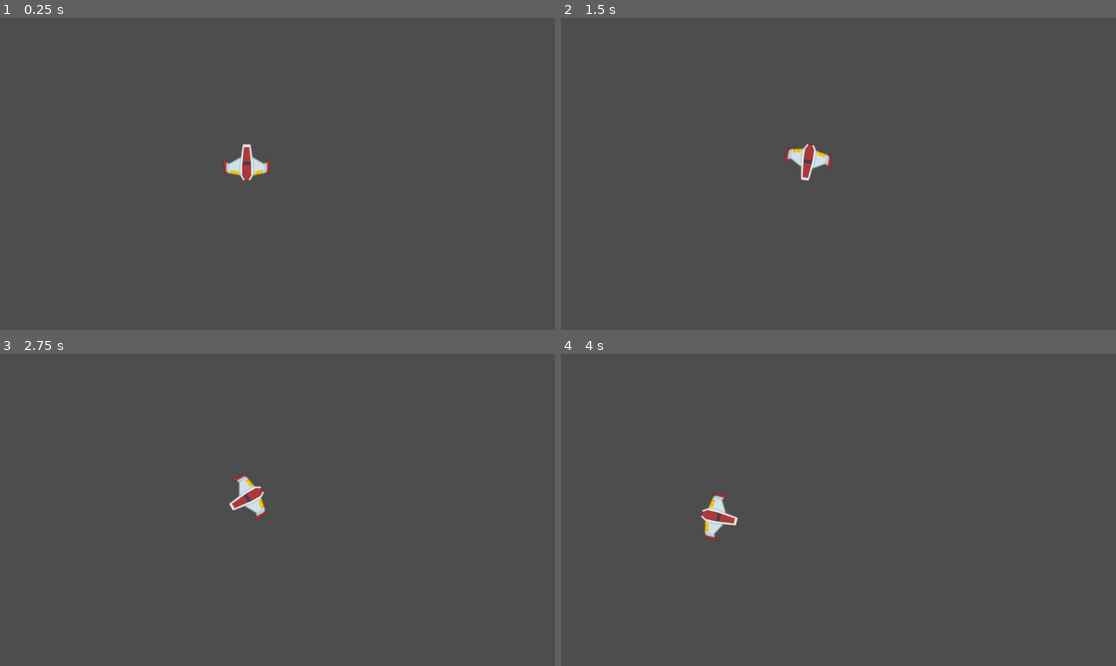
Above: before the commit, frames 1-4 (two rows, left to right).
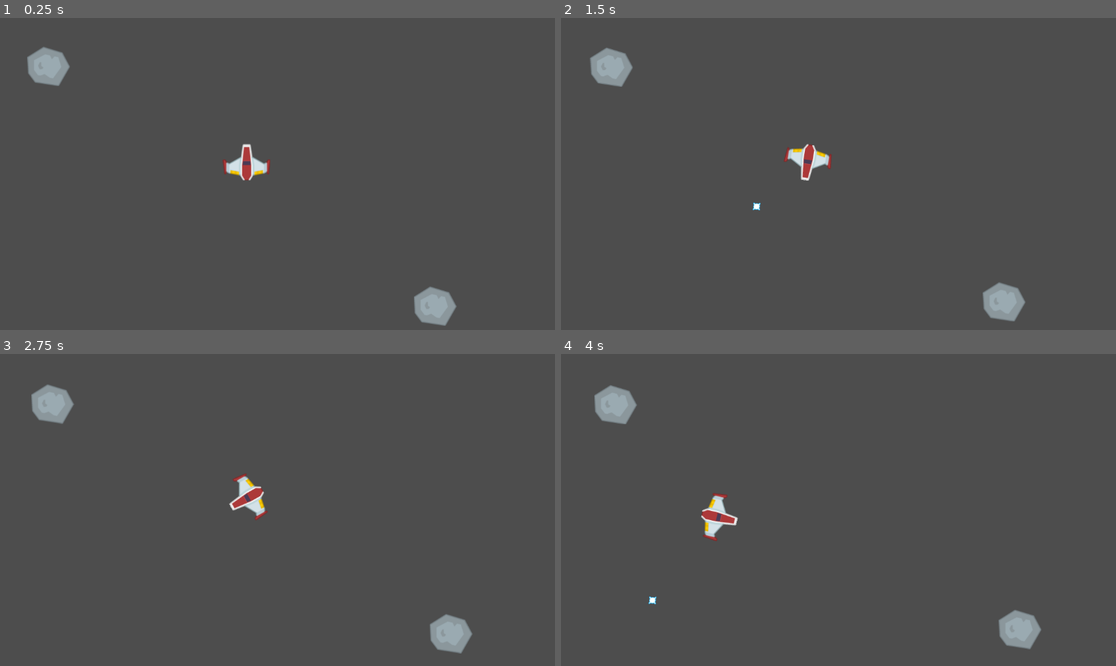
Above: after the commit, the same moments.

Repository: lecksy/Space-Shooter
Game: Godot game, scene res://game.tscn
Same seed, same stepped clock (60 frames per second), same inputs: the game is played once before the commit and once after it.
Inputs:
- Up to frame 1 (0.25 s): no input
- Up to frame 2 (1.5 s): hold D (Right) 0.53-1.28 s; tap Space (Shoot, bound only after the commit) at 0.6, 1.35 s; hold A (Left) from 1.28 s (still down)
- Up to frame 3 (2.75 s): release A (Left) at 2.03 s; hold D (Right) from 2.03 s (still down); tap Space (Shoot, bound only after the commit) at 2.1 s
- Up to frame 4 (4 s): release D (Right) at 2.78 s; hold W (Forward) 2.78-3.53 s; tap Space (Shoot, bound only after the commit) at 2.85, 3.6 s; hold A (Left) from 3.53 s (still down)

The runs differ from the first frame. In frame 1, 1.4% of the frame differs, in the area x 4-83%, y 9-99%; in frame 2, 1.4%; in frame 3, 1.4%; in frame 4, 1.4%, in the area x 6-87%, y 10-95%.

Commit message:
Complete part 2

Diff:
--- /dev/null
+++ b/Asteroid/Asteroid.gd
@@ -0,0 +1,12 @@
+extends CharacterBody2D
+
+var initial_speed = 100.0
+
+func _ready():
+	velocity = Vector2(0,initial_speed*randf()).rotated(2*PI*randf())
+
+
+func _physics_process(delta):
+	move_and_slide()
+	position.x = wrapf(position.x, 0, 1152)
+	position.y = wrapf(position.y,0, 648)
--- /dev/null
+++ b/Asteroid/asteroid.tscn
@@ -0,0 +1,13 @@
+[gd_scene load_steps=3 format=3 uid="uid://jqydm0obyav2"]
+
+[ext_resource type="Script" path="res://Asteroid/Asteroid.gd" id="1_b755t"]
+[ext_resource type="Texture2D" uid="uid://denns3psenayj" path="res://Assets/kenney_space-shooter-redux/PNG/Meteors/meteorGrey_big3.png" id="2_ie56i"]
+
+[node name="Asteroid" type="CharacterBody2D"]
+script = ExtResource("1_b755t")
+
+[node name="Sprite2D" type="Sprite2D" parent="."]
+texture = ExtResource("2_ie56i")
+
+[node name="CollisionPolygon2D" type="CollisionPolygon2D" parent="."]
+polygon = PackedVector2Array(31.5, -32.5, 31.5, -30.5, 44.5, -8.9, 44.5, 8.5, 26.8, 41, -11.3, 41, -30.5, 37.7, -30.5, 35.7, -44.5, 19.1, -44.5, -24, -16.7, -41, 1.3, -41)
--- /dev/null
+++ b/Player/Bullet.gd
@@ -0,0 +1,24 @@
+extends Area2D
+
+
+var speed = 10.0
+var damage = 1.0
+var velocity = Vector2.ZERO
+
+
+
+func _ready():
+	velocity = Vector2(0,-speed).rotated(rotation)
+
+
+
+func _process(delta):
+	position = position + velocity
+
+
+func _on_body_entered(body):
+	queue_free()
+
+
+func _on_timer_timeout():
+	queue_free()
--- a/Player/Player.gd
+++ b/Player/Player.gd
@@ -4,20 +4,35 @@
 var speed = 5
 var max_speed = 1000
 var rotate_speed = 0.1
+var nose = Vector2(0,-60)
+var Bullet = load("res://Player/bullet.tscn")
 
-
-func _physics_process(delta):
+func get_input():
+	var to_return = Vector2.ZERO
+	$Exhaust.hide()
+	if Input.is_action_pressed("Forward"):
+		to_return += Vector2(0,-1)
+		$Exhaust.show()
 	if Input.is_action_pressed("Left"):
 		rotation -= rotate_speed
 	if Input.is_action_pressed("Right"):
 		rotation += rotate_speed
-	if Input.is_action_pressed("Forward"):
-		velocity = velocity + Vector2(0,-speed).rotated(rotation)
+	return to_return.rotated(rotation)
+
+func _physics_process(delta):
+	velocity += get_input()*speed
+	velocity = velocity.normalized() * clamp(velocity.length(), 0, max_speed)
 
 	position.x = wrapf(position.x, 0, 1152)
 	position.y = wrapf(position.y, 0, 648)
 	velocity = velocity.normalized() * clamp(velocity.length(), 0, max_speed)
 
+	move_and_slide()
 
-
-	move_and_slide()
+	if Input.is_action_just_pressed("Shoot"):
+		var bullet = Bullet.instantiate()
+		bullet.position = position + nose.rotated(rotation)
+		bullet.rotation = rotation
+		var Effects = get_node_or_null("/root/Game/Effects")
+		if Effects != null:
+			Effects.add_child(bullet)
--- /dev/null
+++ b/Player/bullet.tscn
@@ -0,0 +1,27 @@
+[gd_scene load_steps=4 format=3 uid="uid://c7yy1v23u57mg"]
+
+[ext_resource type="Script" path="res://Player/Bullet.gd" id="1_s38sj"]
+[ext_resource type="Texture2D" uid="uid://d0sohntj4tnhx" path="res://Assets/kenney_space-shooter-redux/PNG/Lasers/laserBlue08.png" id="2_cbdaf"]
+
+[sub_resource type="CircleShape2D" id="CircleShape2D_i4h7x"]
+radius = 12.0
+
+[node name="Bullet" type="Area2D"]
+script = ExtResource("1_s38sj")
+
+[node name="Sprite2D" type="Sprite2D" parent="."]
+position = Vector2(2.08165e-12, 2.08165e-12)
+scale = Vector2(0.4375, 0.456522)
+texture = ExtResource("2_cbdaf")
+
+[node name="CollisionShape2D" type="CollisionShape2D" parent="."]
+position = Vector2(2.08165e-12, 2.08165e-12)
+shape = SubResource("CircleShape2D_i4h7x")
+
+[node name="Timer" type="Timer" parent="."]
+wait_time = 2.0
+one_shot = true
+autostart = true
+
+[connection signal="body_entered" from="." to="." method="_on_body_entered"]
+[connection signal="timeout" from="Timer" to="." method="_on_timer_timeout"]
--- /dev/null
+++ b/Player/player.tscn
@@ -0,0 +1,22 @@
+[gd_scene load_steps=4 format=3 uid="uid://k3c4d8ctmune"]
+
+[ext_resource type="Script" path="res://Player/Player.gd" id="1_5yd6y"]
+[ext_resource type="Texture2D" uid="uid://u3pfk0sxag5v" path="res://Assets/kenney_space-shooter-redux/PNG/Lasers/laserRed16.png" id="2_2phml"]
+[ext_resource type="Texture2D" uid="uid://b284ifurum1ge" path="res://Assets/kenney_space-shooter-redux/PNG/playerShip1_red.png" id="3_1om3g"]
+
+[node name="Player" type="CharacterBody2D"]
+position = Vector2(512, 300)
+script = ExtResource("1_5yd6y")
+metadata/_edit_group_ = true
+
+[node name="Exhaust" type="Sprite2D" parent="."]
+visible = false
+position = Vector2(0.75, 64)
+scale = Vector2(2.80769, 1.51852)
+texture = ExtResource("2_2phml")
+
+[node name="Sprite2D" type="Sprite2D" parent="."]
+texture = ExtResource("3_1om3g")
+
+[node name="CollisionPolygon2D" type="CollisionPolygon2D" parent="."]
+polygon = PackedVector2Array(12.5, -34.9, 16.2, -14.5, 17.1, -14.5, 35.8, -2.7, 42.6, -10.5, 49.3, -10.5, 49.5, 24.7, 46.6, 29.5, 42.7, 29.5, 39.7, 26.5, 16.4, 31.2, 11.9, 37.5, -12.2, 37.5, -18.4, 30.5, -22.8, 30.5, -39.8, 25.5, -45.2, 29.8, -47.5, 28.8, -47.5, 27.3, -49.5, 25.3, -49.5, -9.5, -48.9, -9.5, -41.5, -10.9, -41.5, -8.4, -35.9, -3.5, -17.5, -12.8, -12.5, -34.9, -12.5, -37.5, 12.5, -37.5)
--- a/game.tscn
+++ b/game.tscn
@@ -1,17 +1,18 @@
 [gd_scene load_steps=3 format=3 uid="uid://cb8ah82hwtb1y"]
 
-[ext_resource type="Texture2D" uid="uid://b284ifurum1ge" path="res://Assets/kenney_space-shooter-redux/PNG/playerShip1_red.png" id="1_af07c"]
-[ext_resource type="Script" path="res://Player/Player.gd" id="1_ioujt"]
+[ext_resource type="PackedScene" uid="uid://k3c4d8ctmune" path="res://Player/player.tscn" id="1_w8r1d"]
+[ext_resource type="PackedScene" uid="uid://jqydm0obyav2" path="res://Asteroid/asteroid.tscn" id="2_66awh"]
 
 [node name="Game" type="Node2D"]
 
-[node name="Player" type="CharacterBody2D" parent="."]
-position = Vector2(512, 300)
-script = ExtResource("1_ioujt")
-metadata/_edit_group_ = true
+[node name="Player" parent="." instance=ExtResource("1_w8r1d")]
 
-[node name="Sprite2D" type="Sprite2D" parent="Player"]
-texture = ExtResource("1_af07c")
+[node name="Asteroid_Container" type="Node2D" parent="."]
 
-[node name="CollisionPolygon2D" type="CollisionPolygon2D" parent="Player"]
-polygon = PackedVector2Array(12.5, -34.9, 16.2, -14.5, 17.1, -14.5, 35.8, -2.7, 42.6, -10.5, 49.3, -10.5, 49.5, 24.7, 46.6, 29.5, 42.7, 29.5, 39.7, 26.5, 16.4, 31.2, 11.9, 37.5, -12.2, 37.5, -18.4, 30.5, -22.8, 30.5, -39.8, 25.5, -45.2, 29.8, -47.5, 28.8, -47.5, 27.3, -49.5, 25.3, -49.5, -9.5, -48.9, -9.5, -41.5, -10.9, -41.5, -8.4, -35.9, -3.5, -17.5, -12.8, -12.5, -34.9, -12.5, -37.5, 12.5, -37.5)
+[node name="Asteroid" parent="Asteroid_Container" instance=ExtResource("2_66awh")]
+position = Vector2(100, 100)
+
+[node name="Asteroid2" parent="Asteroid_Container" instance=ExtResource("2_66awh")]
+position = Vector2(900, 600)
+
+[node name="Effects" type="Node2D" parent="."]
--- a/project.godot
+++ b/project.godot
@@ -41,3 +41,8 @@
 "events": [Object(InputEventKey,"resource_local_to_scene":false,"resource_name":"","device":-1,"window_id":0,"alt_press …(182 unchanged characters)…
 ]
 }
+Shoot={
+"deadzone": 0.5,
+"events": [Object(InputEventKey,"resource_local_to_scene":false,"resource_name":"","device":-1,"window_id":0,"alt_pressed":false,"shift_pressed":false,"ctrl_pressed":false,"meta_pressed":false,"pressed":false,"keycode":0,"physical_keycode":32,"key_label":0,"unicode":32,"echo":false,"script":null)
+]
+}
